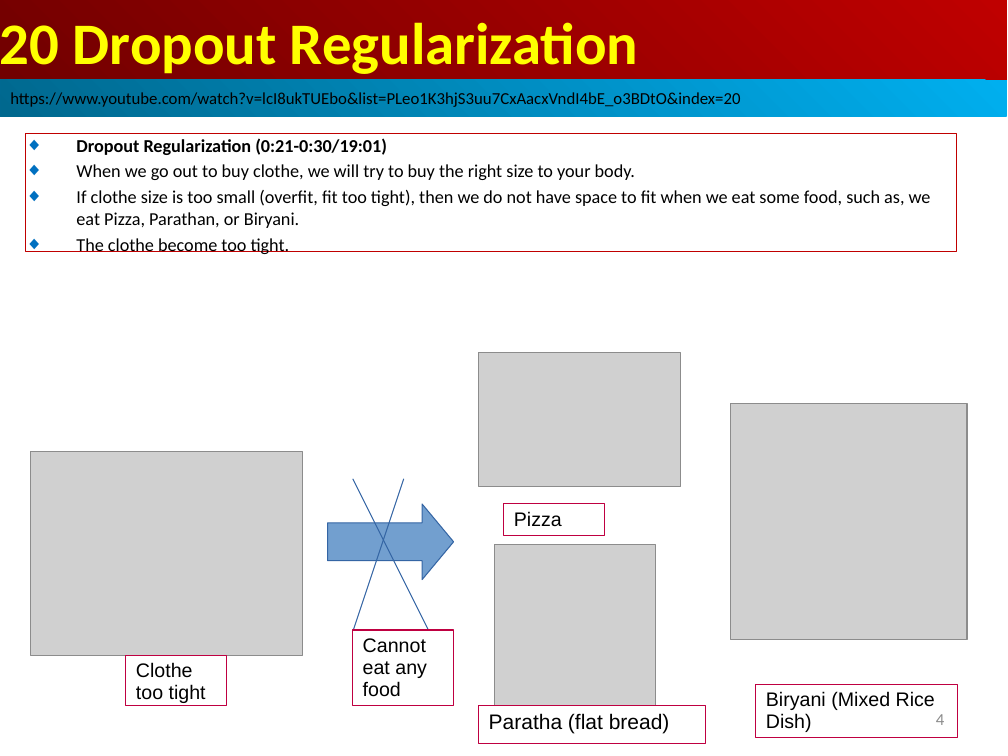
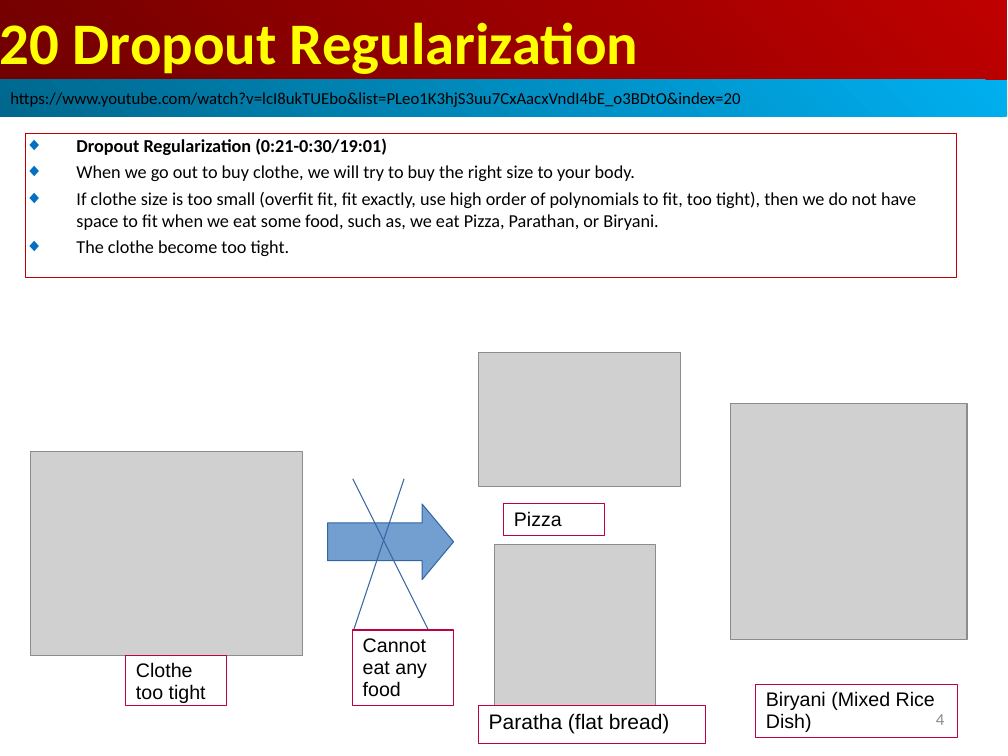
Before and after one commit to peterhchen/AIU_CS512_DL, a slide deck: slide 4 of 000_Lecture_Project/week10/001_Video/20.01_Dropout.ppt. Drawn at 1008x756 pixels with LibreOffice and Linux fonts; fonts in the diff are those of the drawing; grey boxes stand for pictures. Boxes give left, top, right and bottom in pixels: in the first picture for what was removed or moved away, otherwise in the second. Text is boxed around its words. In the diff, an @@ line names an element or a change of style, - is before the commit and + after.

```diff
--- a/000_Lecture_Project/week10/001_Video/20.01_Dropout.ppt
+++ b/000_Lecture_Project/week10/001_Video/20.01_Dropout.ppt
@@ rectangle "Dropout Regularization (0:21-0:30/19:01)": place and size @@
-rectangle "Dropout Regularization (0:21-0:30/19:01)" at [25, 134, 957, 252]
+rectangle "Dropout Regularization (0:21-0:30/19:01)" at [25, 134, 957, 277]
@@ text in rectangle at [76, 192, 916, 230]: text changed @@
-◆ If clothe size is too small (overfit, fit too tight), then we do not have space to fit when we eat some food, such as, we eat Pizza, Parathan, or Biryani.
+◆ If clothe size is too small (overfit fit, fit exactly, use high order of polynomials to fit, too tight), then we do not have space to fit when we eat some food, such as, we eat Pizza, Parathan, or Biryani.
```
Also in this commit, not shown: 8 other slides changed, 2 other files.
